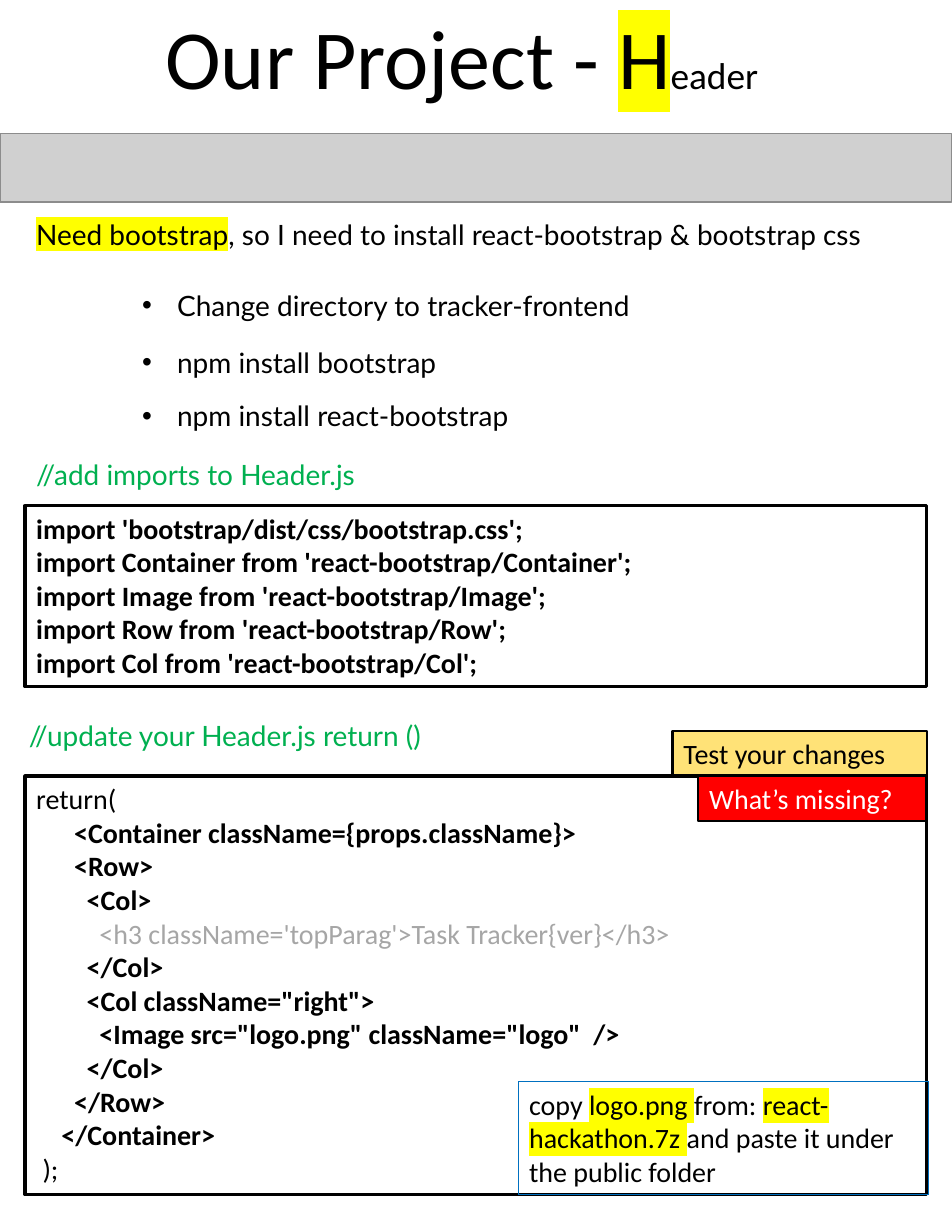
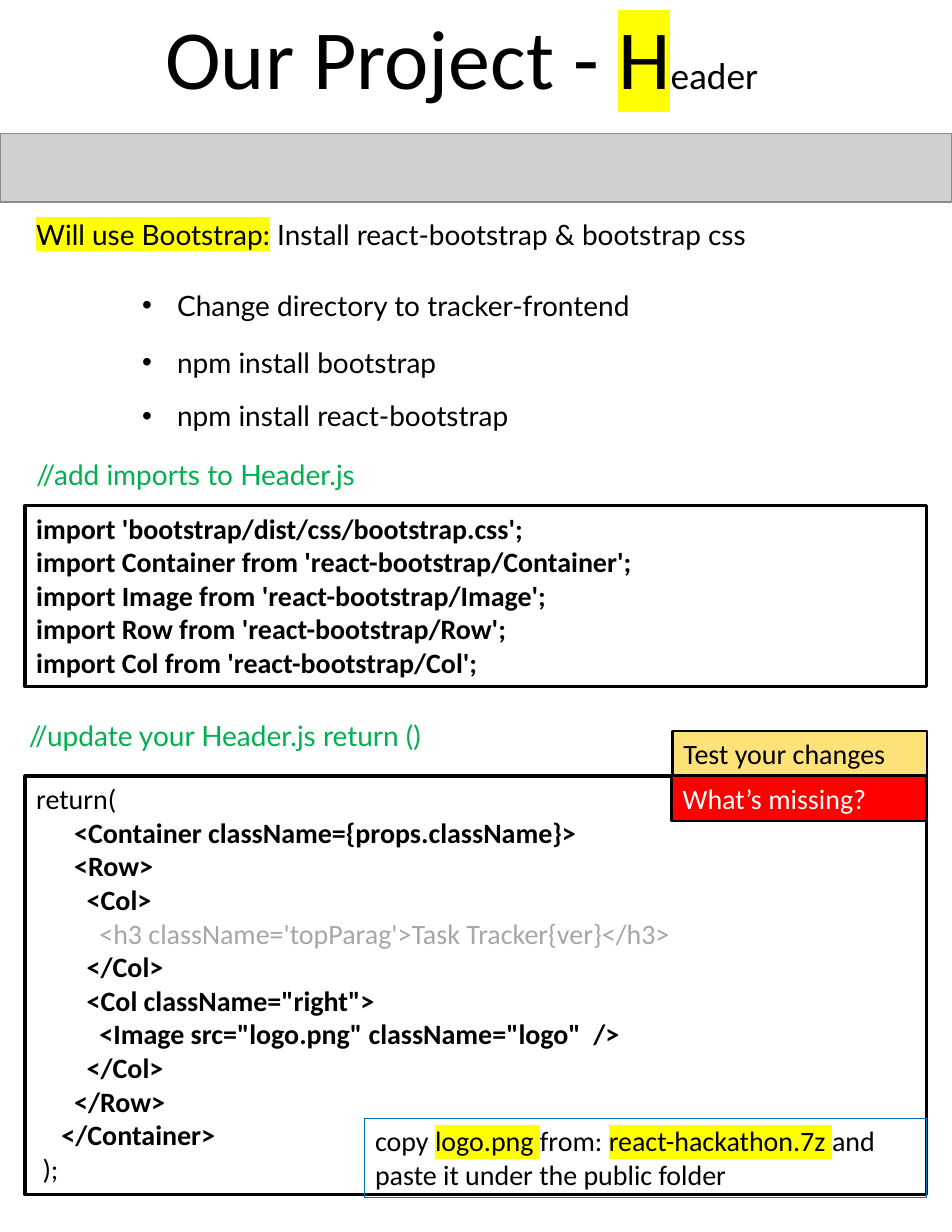
Before and after one commit to scorpion0511/mytracker, a slide deck: slide 30 of doc/React.pptx (slide 29 before the commit). Drawn at 952x1232 pixels with LibreOffice and Linux fonts; fonts in the diff are those of the drawing; grey boxes stand for pictures. Boxes give left, top, right and bottom in pixels: in the first picture for what was removed or moved away, otherwise in the second. Text is boxed around its words. In the diff, an @@ line names an element or a change of style, - is before the commit and + after.

```diff
--- a/doc/React.pptx
+++ b/doc/React.pptx
@@ text at bbox=[36, 224, 746, 250]: text changed @@
-Need bootstrap, so I need to install react-bootstrap & bootstrap css
+Will use Bootstrap: Install react-bootstrap & bootstrap css
@@ rectangle "What’s missing?": place and size @@
-rectangle "What’s missing?" at bbox=[698, 776, 925, 821]
+rectangle "What’s missing?" at bbox=[672, 776, 926, 821]
@@ rectangle "copy logo.png from: react-hackathon.7z and ...": place and size @@
-rectangle "copy logo.png from: react-hackathon.7z and ..." at bbox=[519, 1082, 928, 1195]
+rectangle "copy logo.png from: react-hackathon.7z and ..." at bbox=[364, 1118, 926, 1197]
```
Also in this commit, not shown: 5 other slides changed, 1 slide added.
